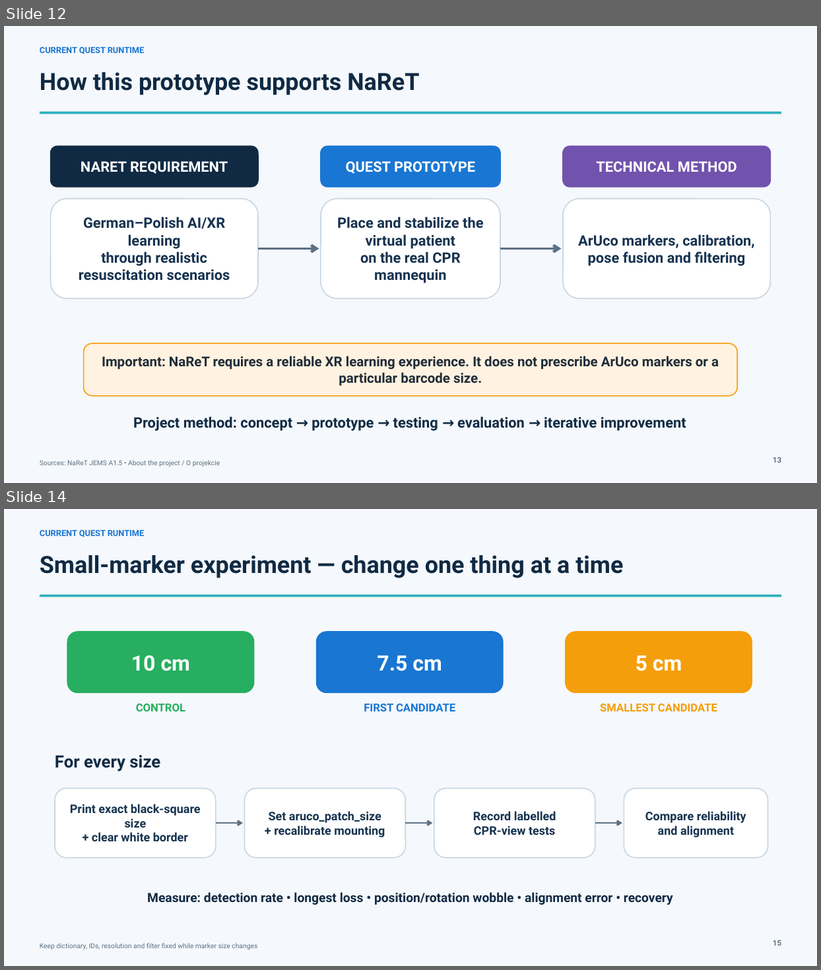
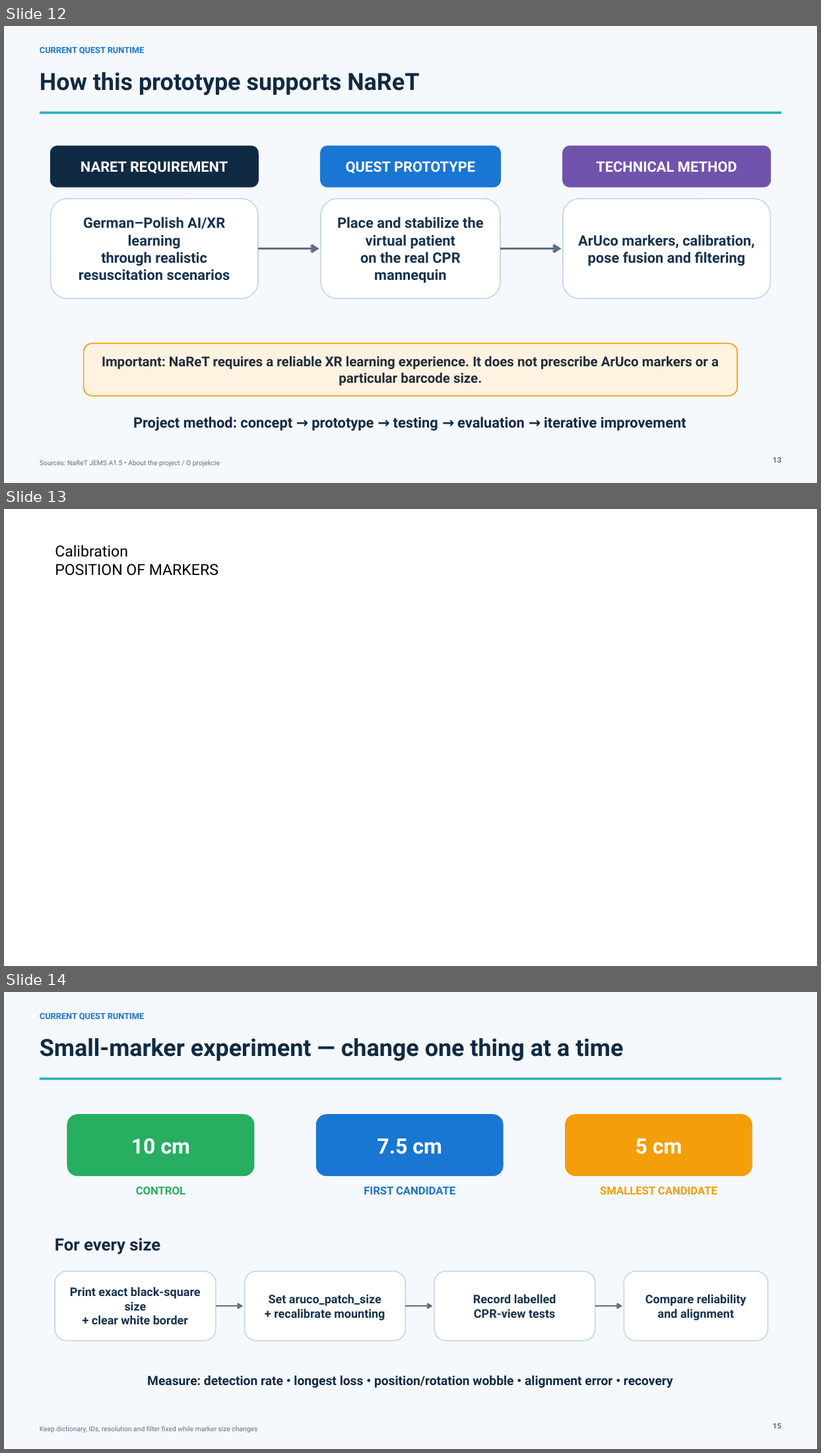
Before and after one commit to ardrabauldwin/quest-aruco-avatar, a slide deck: docs/Quest_Avatar_Placement_Algorithm_NaReT_Updated.pptx. Shown one above the other, each under a label of ours: slides 12 and 14 before the commit, slides 12, 13 and 14 after it; the slides between them are not shown. The pictures are 821x970 and 821x1453 pixels, drawn with LibreOffice and Linux fonts; fonts in the diff are those of the drawing. Boxes give left, top, right and bottom in pixels: in the first picture for what was removed or moved away, otherwise in the second. Text is boxed around its words. In the diff, an @@ line names an element or a change of style, - is before the commit and + after.

```diff
--- a/docs/Quest_Avatar_Placement_Algorithm_NaReT_Updated.pptx
+++ b/docs/Quest_Avatar_Placement_Algorithm_NaReT_Updated.pptx
@@ slide 13 added at <box>4,509,817,966</box>, background #FFFFFF @@
@@ text added at <box>55,545,218,576</box>, 18 pt, text #000000 @@
+Calibration
+POSITION OF MARKERS
```
Also in this commit, not shown: 1 slide changed, 3 slides removed, 6 other files.
